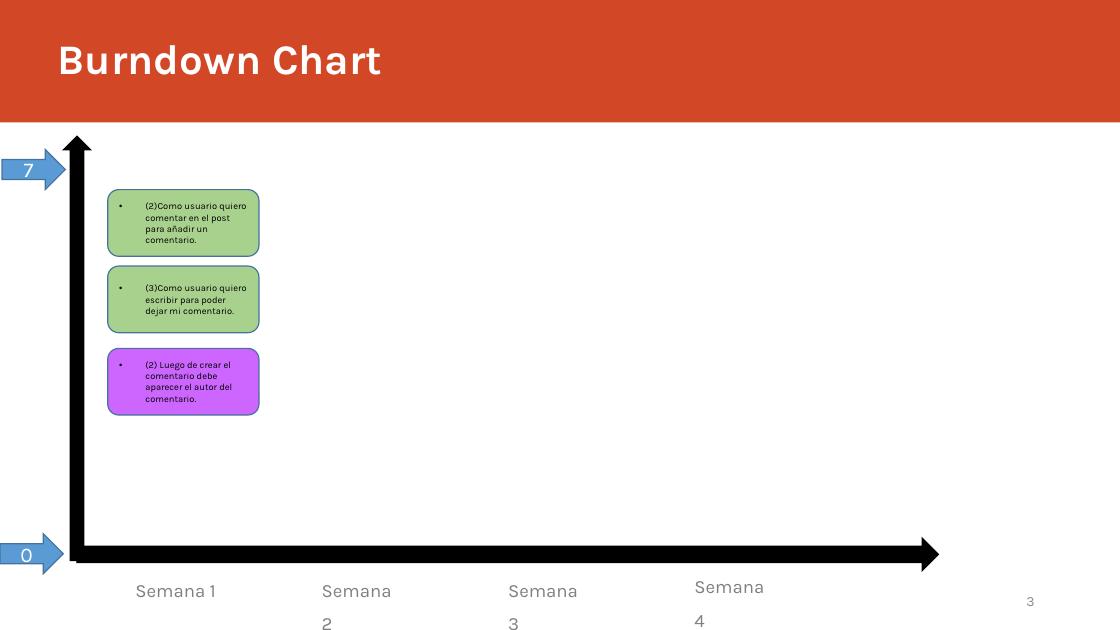
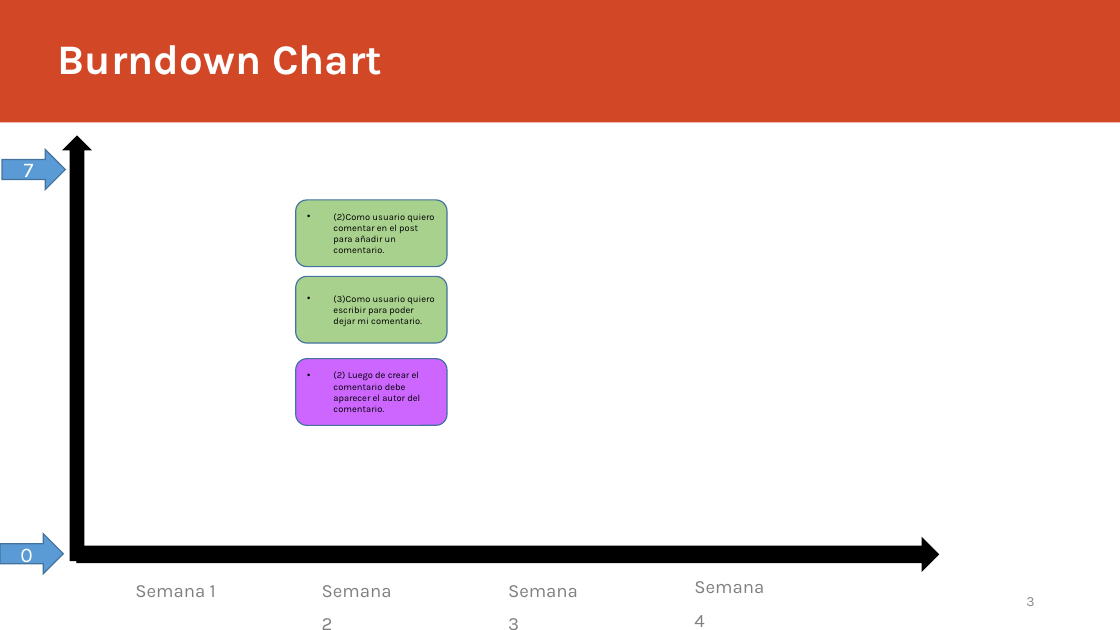
Before and after one commit to Danielacvd/ICF232_202010_GRUPO3-sw2, a slide deck: slide 3 of Monitoreo_Proyecto.pptx. Drawn at 1120x630 pixels with LibreOffice and Linux fonts; fonts in the diff are those of the drawing. Boxes give left, top, right and bottom in pixels: in the first picture for what was removed or moved away, otherwise in the second. Text is boxed around its words. In the diff, an @@ line names an element or a change of style, - is before the commit and + after.

```diff
--- a/Monitoreo_Proyecto.pptx
+++ b/Monitoreo_Proyecto.pptx
@@ 3 rounded rectangles: place and size @@
-3 rounded rectangles at bbox=[108, 190, 259, 415]
+3 rounded rectangles at bbox=[296, 200, 447, 425]
```
Also in this commit, not shown: 1 other slide changed.
